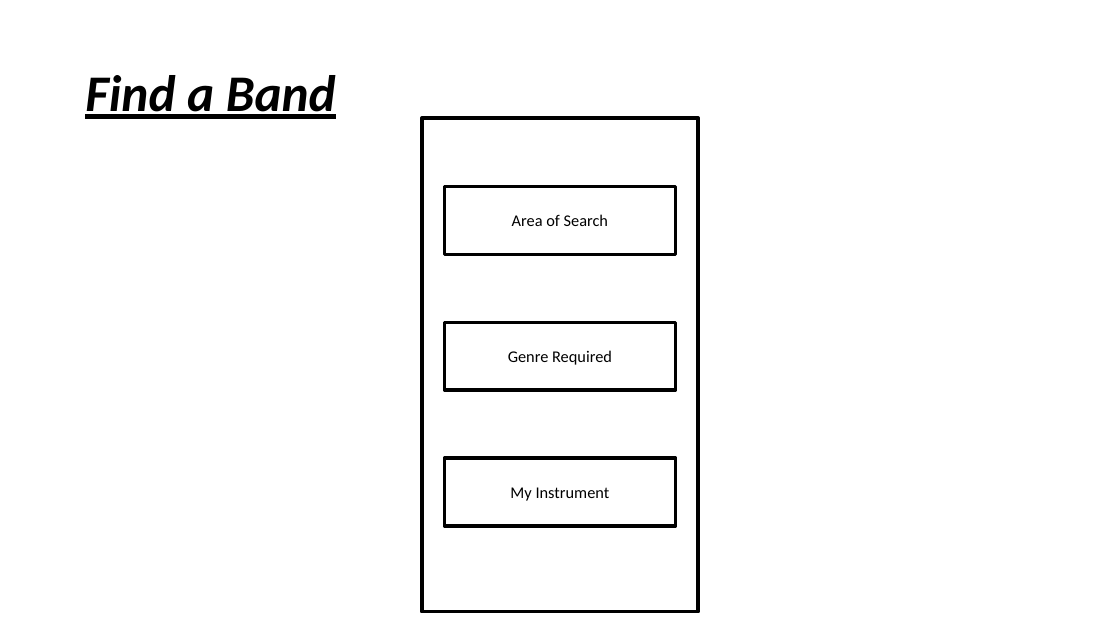
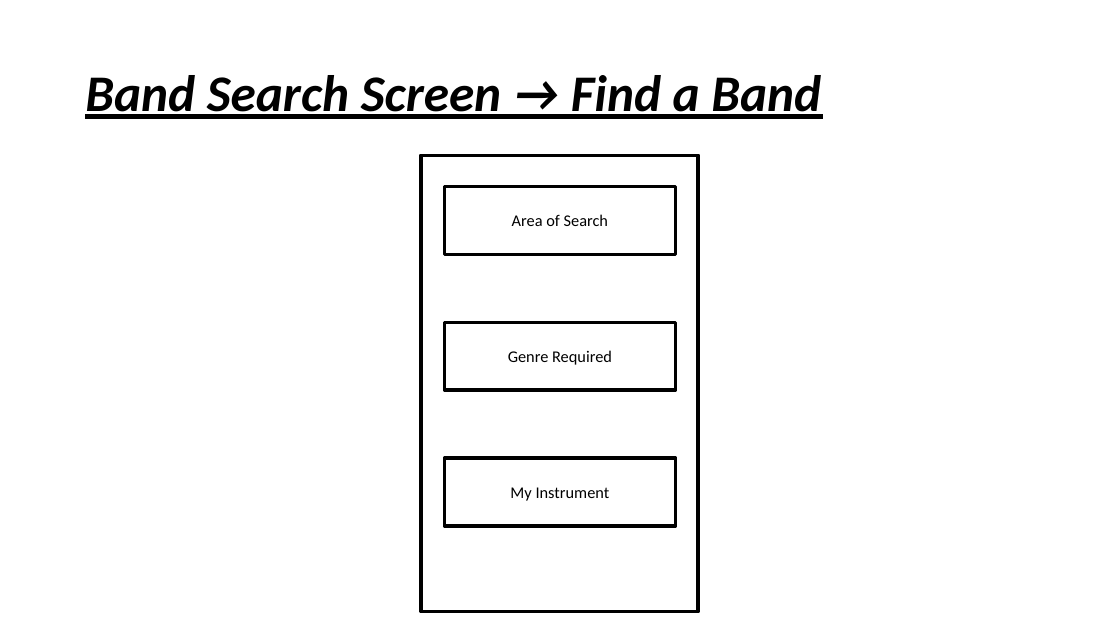
Before and after one commit to LidorPrototype/MusicianFinder, a slide deck: slide 5 of Musician Finder Specification Document.pptx. Drawn at 1120x630 pixels with LibreOffice and Linux fonts; fonts in the diff are those of the drawing. Boxes give left, top, right and bottom in pixels: in the first picture for what was removed or moved away, otherwise in the second. Text is boxed around its words. In the diff, an @@ line names an element or a change of style, - is before the commit and + after.

Commit message:
Created the basic page template of:  - Menu Page  - Private Area Page  - Band Search Page  - Musician Search Page

```diff
--- a/Musician Finder Specification Document.pptx
+++ b/Musician Finder Specification Document.pptx
@@ title at (x1=85, y1=75, x2=821, y2=119): text changed @@
-Find a Band
+Band Search Screen → Find a Band
@@ rectangle resized from (x1=422, y1=118, x2=698, y2=613) to (x1=421, y1=155, x2=698, y2=612) @@
```
Also in this commit, not shown: 2 other slides changed, 9 other files.
